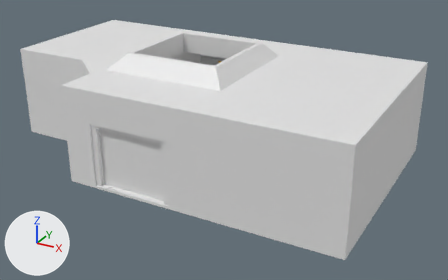
The FBX model Assets/Scenes/Models/EngineeringBay1.fbx as it was, and as the next commit left it.
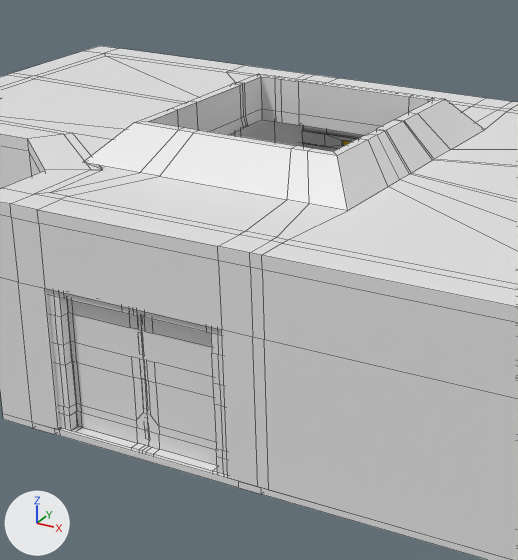
Old and new are each drawn whole from a 50 mm lens placed at (23.2, -38.0, 20.1), pointed at (2.6, -0.6, 1.4) and again close up on the part from 16% to 66% of the width and 0% to 86% of the height. Lighting does not change. The marker at lower left points along +X, +Y and +Z. The close-ups show mesh edges as thin lines. Where no turn or scale is listed for an object, it has been applied to the vertices. Vertices at the same position are counted once.

The first close-up shows 'Ceiling', 'Floor', 'Gate2', 'InnerWalls', 'Pipes', 'Walls'.
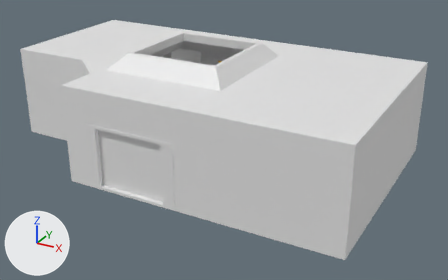
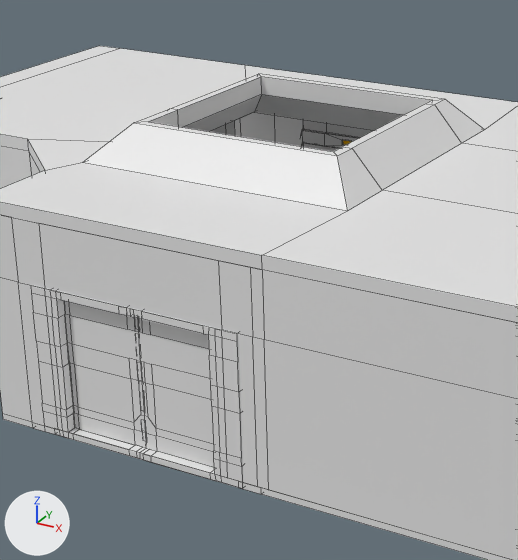
Where the change shows, as pixel boxes (x1, y1, x2, y2) in the close-ups (518 x 560 px):
'Gate2', moved
    before: (47, 289, 228, 476)
    after: (31, 285, 243, 488)
part 1 of me_cube_021, cut back
    before: (0, 46, 518, 323)
    after: (149, 76, 518, 300)

What the commit changed:
me_cube_021 is used by ob_ceiling; location (10.0, 3.0, 0.0).
me_cube_021 had 306 vertices, 300 faces and spanned x -24.0..5.0, y -12.0..5.0, z 5.1..8.1.
me_cube_021 now has 99 vertices, 88 faces and spans x -24.0..5.0, y -12.0..5.0, z 3.6..8.1.
me_cube_021 part 1: 6 vertices moved from x -17.0..5.0, y -11.0..4.0, z 6.6..7.0 to x -13.8..5.0, y -7.2..-0.5, z 3.6..7.0; 225 vertices removed from x -24.0..5.0, y -12.0..5.0, z 6.6..8.1; 18 vertices added at x -13.8..-5.3, y -7.2..0.7, z 6.6..8.1.
Object 'Gate2' (ob_gate2) moves from (0.14, -8.43, 2.6) to (0.14, -8.56, 2.6).
